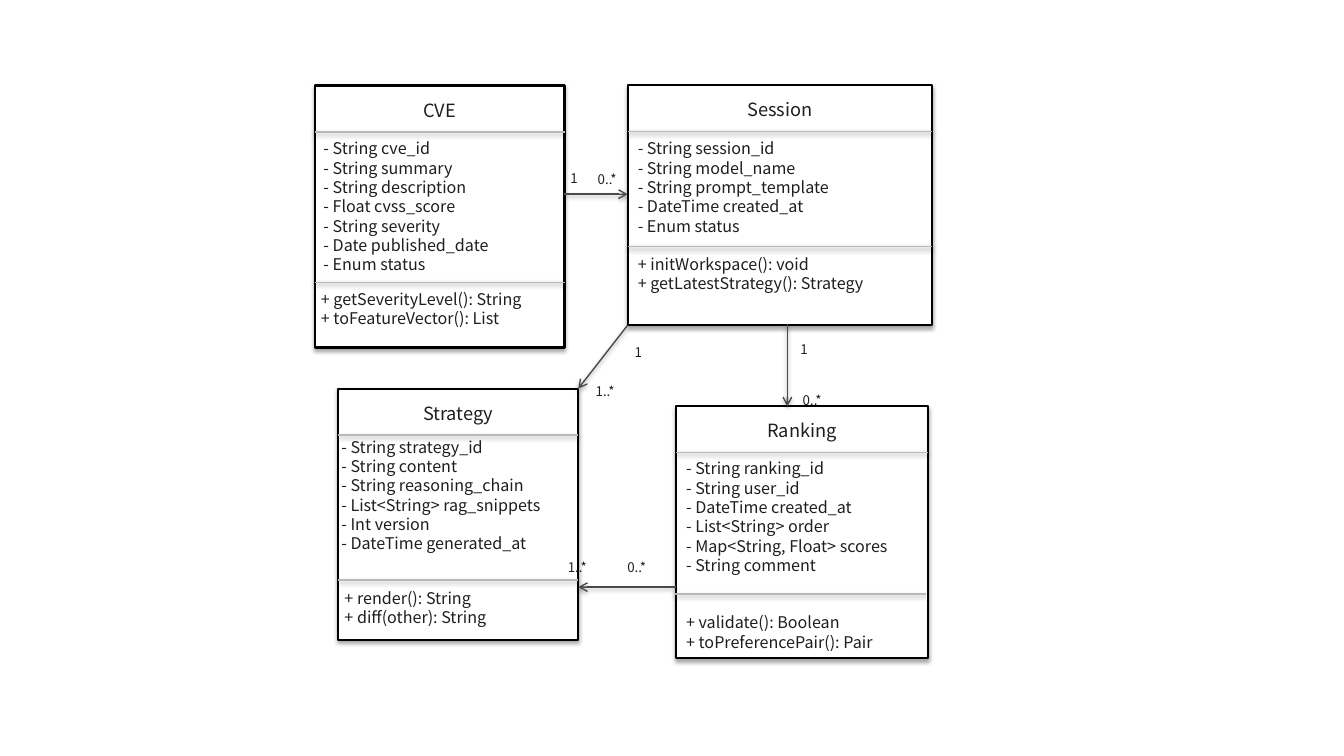
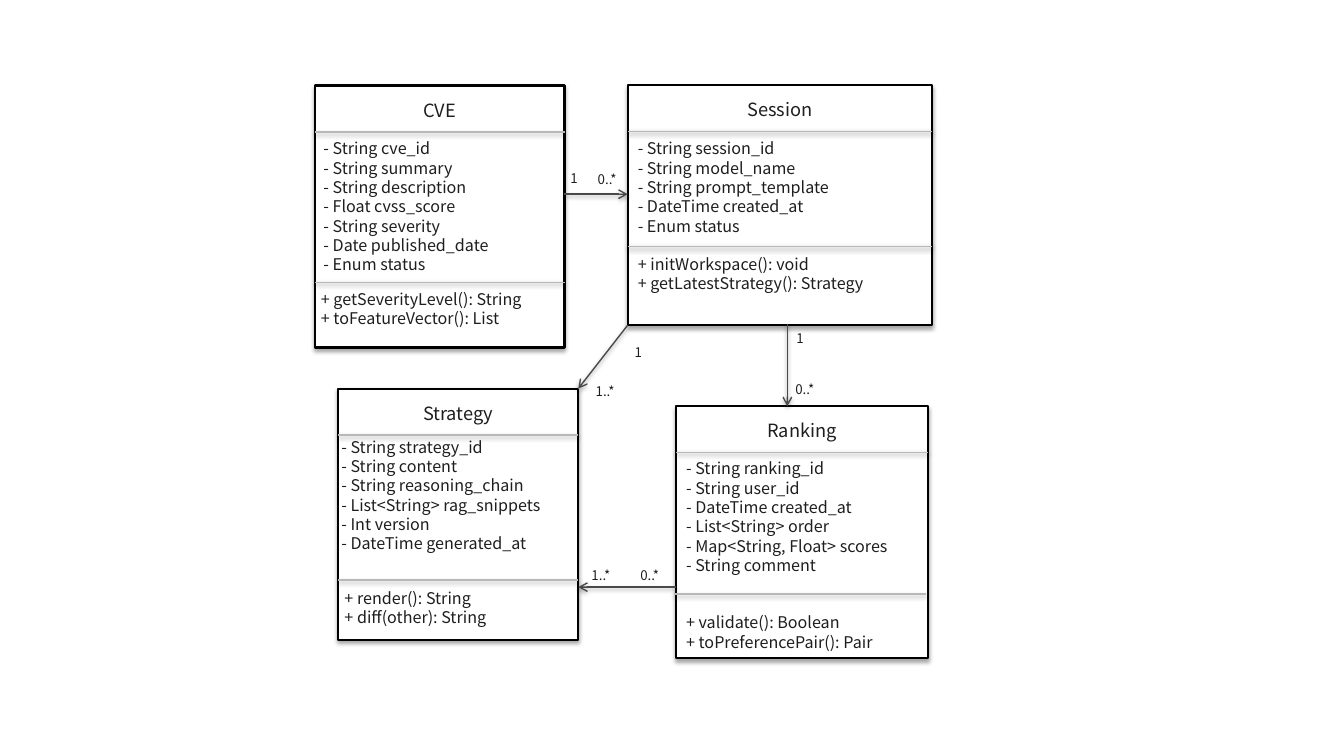
Before and after one commit to Ivanbeethoven/ustb_graduator_paper, a slide deck: slide 3 of images/chap4/chap4_core_diagrams.pptx. Drawn at 1344x756 pixels with LibreOffice and Linux fonts; fonts in the diff are those of the drawing. Boxes give left, top, right and bottom in pixels: in the first picture for what was removed or moved away, otherwise in the second. Text is boxed around its words. In the diff, an @@ line names an element or a change of style, - is before the commit and + after.

```diff
--- a/images/chap4/chap4_core_diagrams.pptx
+++ b/images/chap4/chap4_core_diagrams.pptx
@@ text "1" rewrapped from bbox=[800, 344, 807, 354] to bbox=[796, 329, 803, 343] @@
@@ text "0..*": place and size @@
-text "0..*" at bbox=[803, 394, 822, 407]
+text "0..*" at bbox=[795, 383, 814, 394]
@@ text "1..*" rewrapped from bbox=[568, 558, 587, 576] to bbox=[591, 569, 610, 580] @@
@@ text "0..*": place and size @@
-text "0..*" at bbox=[627, 561, 646, 572]
+text "0..*" at bbox=[640, 569, 659, 580]
```
Also in this commit, not shown: 2 other slides changed, 31 other files.
